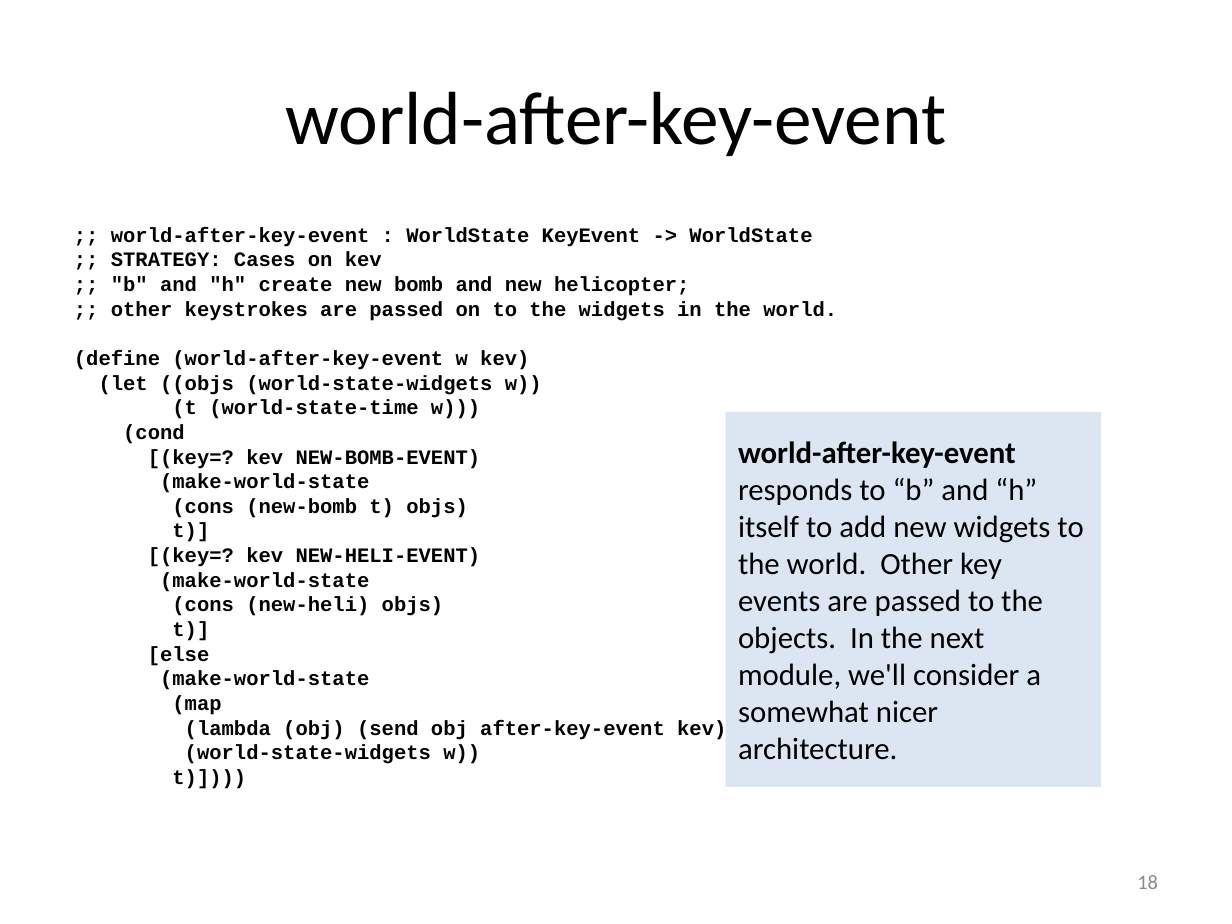
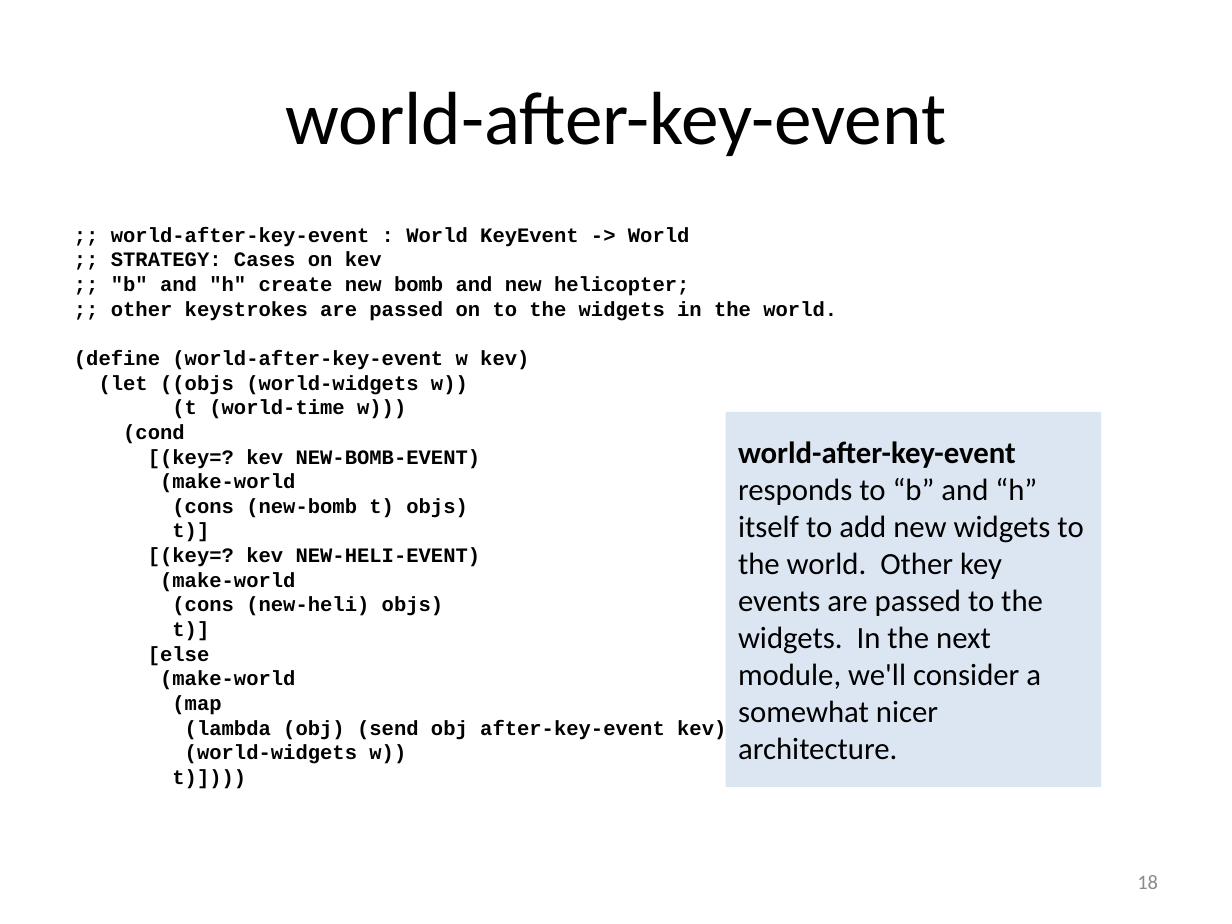
Before and after one commit to mwand/cs5010f16, a slide deck: slide 18 of Slides/Lesson 9.2 A Case Study- Space Invaders.pptx. Drawn at 1232x924 pixels with LibreOffice and Linux fonts; fonts in the diff are those of the drawing. Boxes give left, top, right and bottom in pixels: in the first picture for what was removed or moved away, otherwise in the second. Text is boxed around its words. In the diff, an @@ line names an element or a change of style, - is before the commit and + after.

Commit message:
starting to work on Module 09

```diff
--- a/Slides/Lesson 9.2 A Case Study- Space Invaders.pptx
+++ b/Slides/Lesson 9.2 A Case Study- Space Invaders.pptx
@@ text at <box>111,227,690,247</box>: text changed @@
-;; world-after-key-event : WorldState KeyEvent -> WorldState
+;; world-after-key-event : World KeyEvent -> World
@@ text at <box>99,375,468,419</box>: text changed @@
-(let ((objs (world-state-widgets w))
-(t (world-state-time w)))
+(let ((objs (world-widgets w))
+(t (world-time w)))
@@ text in rectangle at <box>738,441,1083,760</box>: text changed @@
-world-after-key-event responds to “b” and “h” itself to add new widgets to the world. Other key events are passed to the objects. In the next module, we'll consider a somewhat nicer architecture.
+world-after-key-event responds to “b” and “h” itself to add new widgets to the world. Other key events are passed to the widgets. In the next module, we'll consider a somewhat nicer architecture.
@@ text at <box>160,474,295,493</box>: text changed @@
-(make-world-state
+(make-world
@@ text at <box>160,572,295,592</box>: text changed @@
-(make-world-state
+(make-world
@@ text at <box>160,671,295,690</box>: text changed @@
-(make-world-state
+(make-world
@@ text at <box>185,745,406,764</box>: text changed @@
-(world-state-widgets w))
+(world-widgets w))
```
Also in this commit, not shown: 14 other slides changed, 6 other files.
